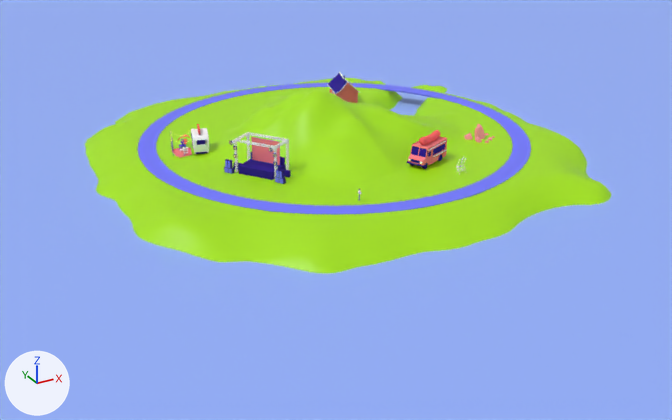
One commit to the glTF model models/island.glb: the scene before it, then after it.
Camera for both pictures: a 50 mm camera at (-27.1, -49.5, 19.6) aimed at (-0.7, -1.5, -4.4). Arrows for +X, +Y and +Z are at lower left; the lights stay in place. Where no turn or scale is listed for an object, it has been applied to the vertices.

Before the edit, the objects in view are built like this:
```python
ob_cabin_shed = bpy.data.objects.new('Cabin_shed', me_cabin_shed)
ob_cabin_shed.location = (4.52, 6.17, -0.02)
ob_camper1_mesh_006 = bpy.data.objects.new('Camper1_Mesh.006', me_camper1_mesh_006)
ob_camper1_mesh_006.location = (-9.06, 1.77, -0.01)
ob_cube_012_cube_039 = bpy.data.objects.new('Cube.012_Cube.039', me_cube_012_cube_039)
ob_cube_012_cube_039.location = (-6.85, -3.69, -0.04)
ob_cube_013_cube_040 = bpy.data.objects.new('Cube.013_Cube.040', me_cube_013_cube_040)
ob_cube_013_cube_040.location = (-6.85, -3.69, -0.04)
ob_cube_014_cube_050 = bpy.data.objects.new('Cube.014_Cube.050', me_cube_014_cube_050)
ob_cube_014_cube_050.location = (-6.85, -3.69, -0.04)
ob_cube_015_cube_051 = bpy.data.objects.new('Cube.015_Cube.051', me_cube_015_cube_051)
ob_cube_015_cube_051.location = (-6.85, -3.69, -0.04)
ob_landscape = bpy.data.objects.new('Landscape', me_landscape_005)
ob_landscape.location = (0.0, 0.0, -0.02)
ob_street = bpy.data.objects.new('Street', me_cylinder_003)
ob_street.location = (0.0, 0.0, -0.05)
# also in view: 'Water' at (0.0, 0.0, -1.0); 'STAGEmodul_Cube' at (-6.7, -3.6, 0.2)
```
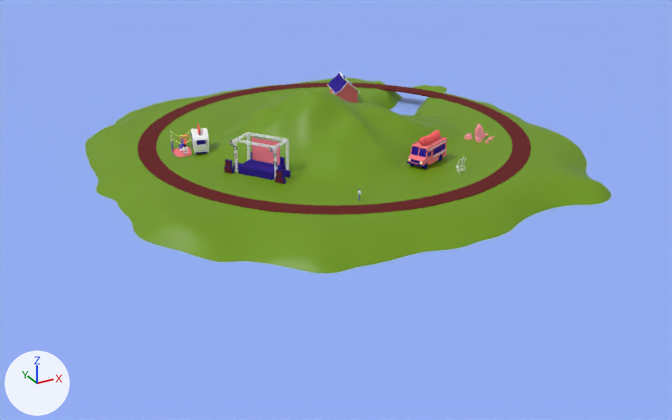
Location of each change, [x1, y1, x2, y2] in pixels of the pictures (672 x 420 px):
'Landscape', recoloured
    both: [85, 78, 611, 273]
'Street', recoloured (blue to red)
    both: [138, 83, 531, 215]
'Camper1_Mesh.006', recoloured (green to grey)
    both: [191, 128, 209, 154]
'Cube.012_Cube.039', recoloured
    both: [276, 169, 284, 178]
'Cube.013_Cube.040', recoloured
    both: [275, 177, 286, 184]
'Cube.015_Cube.051', recoloured
    both: [225, 159, 233, 169]
'Cube.014_Cube.050', recoloured
    both: [224, 167, 234, 174]

Patch to the scene script:
```diff
--- a/models/island.glb.py
+++ b/models/island.glb.py
@@ mat_blue_3 @@
 mat_blue_3 = principled_material('Blue 3')
-mat_blue_3.base_color = (0.178, 0.198, 0.982)  # blue #757bfd
+mat_blue_3.base_color = (0.128, 0.00513, 0.00686)  # dark red #641014
 mat_blue_3.roughness = 1.0
@@ mat_island @@
 mat_island = principled_material('Island')
-mat_island.base_color = (0.385, 0.8, 0.0)  # green #a7e700
+mat_island.base_color = (0.153, 0.311, 0.0)  # green #6d9700
```
